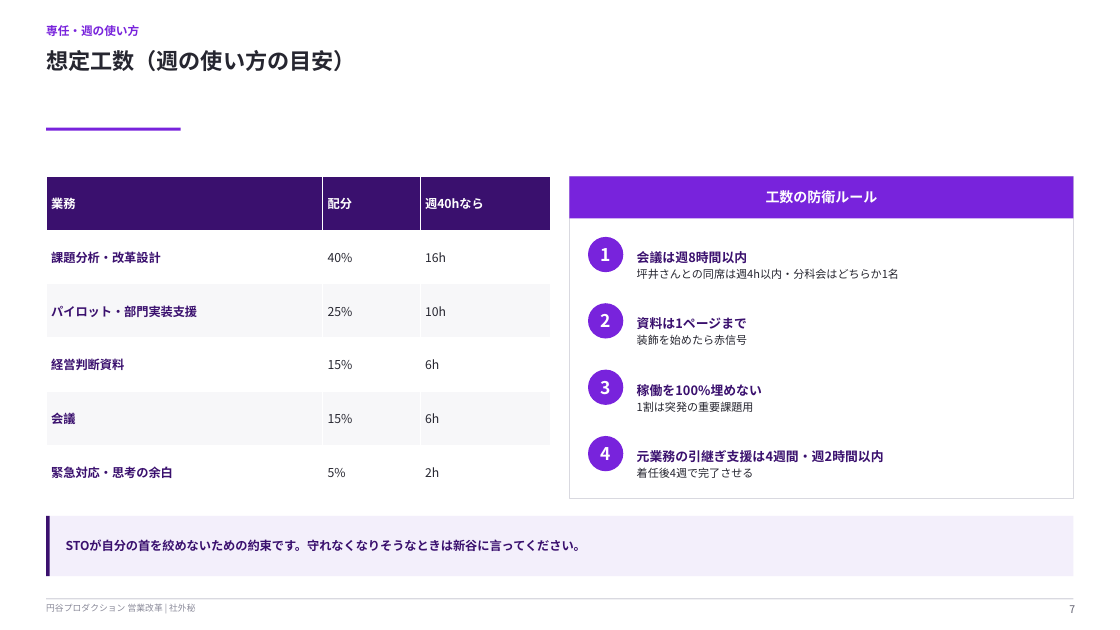
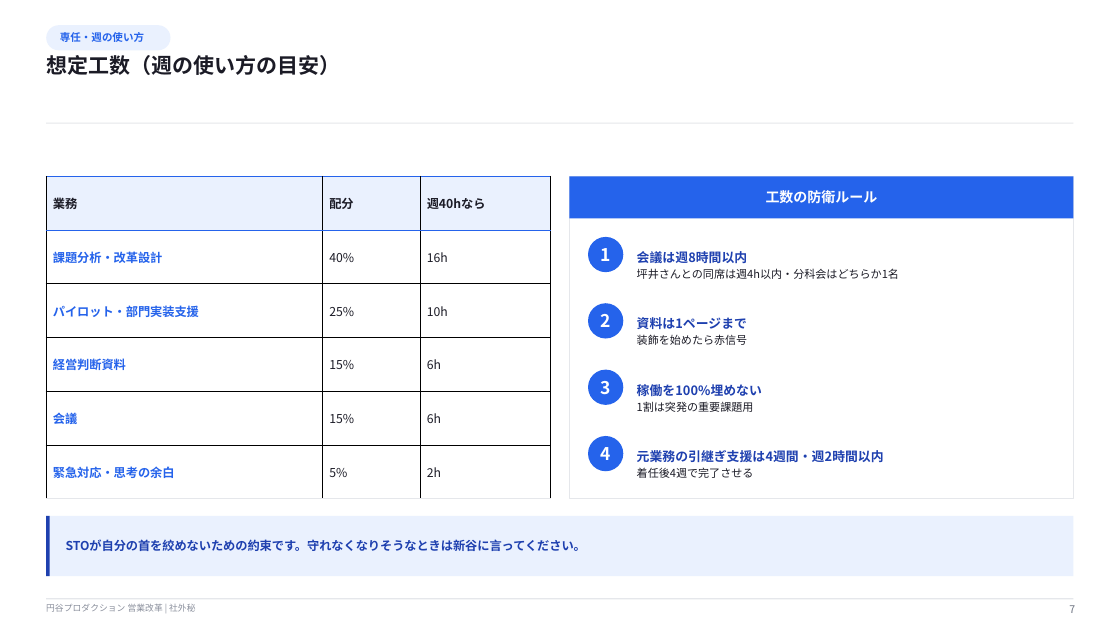
Before and after one commit to hayatoshintani-spe/kessho-lens, a slide deck: slide 7 of docs/営業改革_小沢さん着任ブリーフ.pptx. Drawn at 1120x630 pixels with LibreOffice and Linux fonts; fonts in the diff are those of the drawing. Boxes give left, top, right and bottom in pixels: in the first picture for what was removed or moved away, otherwise in the second. Text is boxed around its words. In the diff, an @@ line names an element or a change of style, - is before the commit and + after.

```diff
--- a/docs/営業改革_小沢さん着任ブリーフ.pptx
+++ b/docs/営業改革_小沢さん着任ブリーフ.pptx
@@ rounded rectangle "専任・週の使い方": place and size @@
-rounded rectangle "専任・週の使い方" at bbox=[46, 25, 139, 36]
+rounded rectangle "専任・週の使い方" at bbox=[46, 25, 171, 50]
@@ rounded rectangle "専任・週の使い方" at bbox=[46, 25, 171, 50]: size 10 to 9 pt, text colour #7823DC to #2563EB; less space between paragraphs; vertical alignment top to middle; fill none to #EAF1FE @@
@@ text "想定工数（週の使い方の目安）" at bbox=[46, 55, 340, 75]: size 19 to 18 pt, text colour #262630 to #1B1B26 @@
@@ rectangle removed at bbox=[46, 128, 181, 131] @@
@@ rectangle added at bbox=[46, 123, 1074, 124], fill #E5E7EB @@
@@ table at bbox=[46, 176, 550, 499] @@
@@ fill #3A106E to #EAF1FE in row 1 @@
@@ fill #F7F7F9 to #FFFFFF in 6 cells @@
@@ text colour #FFFFFF to #1B1B26 in "業務", "配分", "週40hなら" @@
@@ text colour #3A106E to #2563EB in "課題分析・改革設計", "パイロット・部門実装支援", "経営判断資料", "会議" and 1 more places @@
@@ text colour #262630 to #1B1B26 in "40%", "16h", "25%", "10h" and 6 more places @@
@@ borders changed @@
@@ fill #7823DC to #2563EB in 5 elements at bbox=[588, 237, 623, 272], bbox=[588, 303, 623, 339], bbox=[588, 370, 623, 405], bbox=[588, 436, 623, 471], bbox=[570, 176, 1074, 218] @@
@@ rectangle at bbox=[570, 176, 1074, 499]: outline #D9D9E0 0.75 pt to #E5E7EB 0.75 pt @@
@@ text "会議は週8時間以内" at bbox=[637, 251, 899, 279]: text colour #3A106E to #1E40AF in "会議は週8時間以内"; text colour #262630 to #1B1B26 in "坪井さんとの同席は週4h以内・分科会はどちらか1名" @@
@@ text "資料は1ページまで" at bbox=[637, 317, 748, 345]: text colour #3A106E to #1E40AF in "資料は1ページまで"; text colour #262630 to #1B1B26 in "装飾を始めたら赤信号" @@
@@ text "稼働を100%埋めない" at bbox=[637, 384, 762, 412]: text colour #3A106E to #1E40AF in "稼働を100%埋めない"; text colour #262630 to #1B1B26 in "1割は突発の重要課題用" @@
@@ text "元業務の引継ぎ支援は4週間・週2時間以内" at bbox=[637, 450, 884, 478]: text colour #3A106E to #1E40AF in "元業務の引継ぎ支援は4週間・週2時間以内"; text colour #262630 to #1B1B26 in "着任後4週で完了させる" @@
@@ rectangle at bbox=[46, 516, 1074, 576]: fill #F3EFFB to #EAF1FE @@
@@ rectangle at bbox=[46, 516, 50, 576]: fill #3A106E to #1E40AF @@
@@ text "STOが自分の首を絞めないための約束です。守れなくなりそうなときは新谷に言ってください。" at bbox=[66, 539, 586, 551]: text colour #3A106E to #1E40AF @@
```
Also in this commit, not shown: 9 other slides changed, 7 other files.
